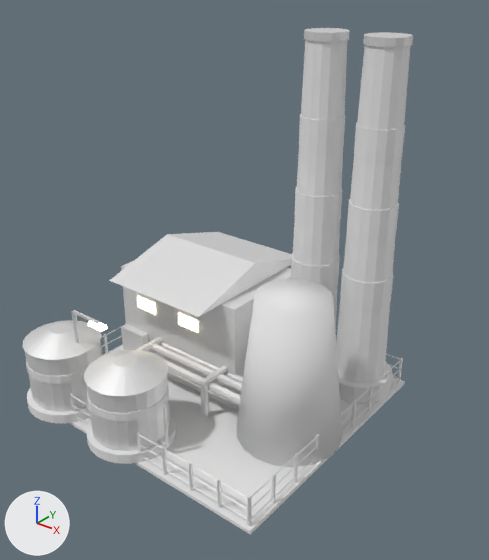
The FBX model Assets/Art/KayseriIsland/Models/Copper/Phase2/Power_P2.fbx, before and after one commit.
Both versions are drawn from a 50 mm camera at (52.2, -16.8, 43.9) aimed at (22.8, 19.9, 21.2). Lighting does not change. The marker at lower left points along +X, +Y and +Z. The picture after the commit comes second. Vertices at exactly the same position are counted once.

Names of what the first picture shows: 'Power.CoolingTowers', 'Power.Fence', 'Power.Hall', 'Power.Lamp0', 'Power.Pipes', 'Power.Stack0', 'Power.Stack1', 'Power.Switchyard', 'Power.Tank0', 'Power.Tank1', 'Power.Yard'.
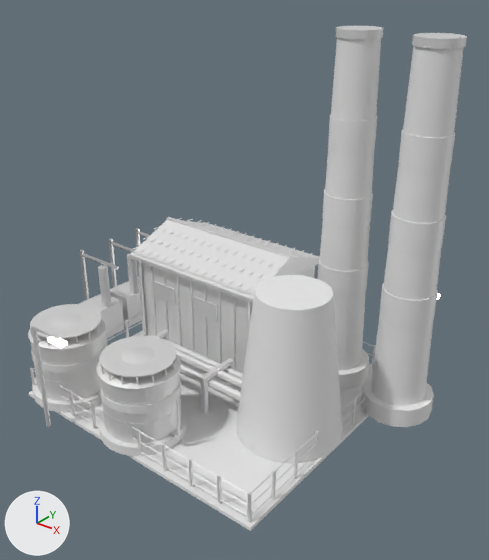
Where the change shows, as pixel boxes (x1, y1, x2, y2) in the pictures (489 x 560 px):
'Power.Stack1', moved
    before: (336, 32, 413, 404)
    after: (361, 33, 467, 427)
'Power.Stack0', moved
    before: (291, 28, 350, 332)
    after: (318, 26, 384, 391)
'Power.Hall', reshaped, moved
    before: (109, 232, 292, 410)
    after: (129, 217, 320, 373)
'Power.CoolingTowers', shading changed, moved
    before: (236, 279, 342, 467)
    after: (236, 275, 343, 464)
'Power.Yard', moved
    before: (70, 345, 405, 535)
    after: (29, 331, 373, 531)
'Power.Tank1', reshaped, moved
    before: (84, 350, 176, 464)
    after: (97, 336, 188, 456)
'Power.Tank0', reshaped, moved
    before: (22, 320, 103, 423)
    after: (28, 304, 107, 413)
'Power.Switchyard', moved
    before: (121, 324, 149, 352)
    after: (79, 228, 150, 338)
'Power.Pipes', moved
    before: (136, 337, 243, 417)
    after: (153, 330, 243, 414)
'Power.Lamp0', moved
    before: (72, 310, 107, 343)
    after: (31, 324, 68, 427)
'Power.Lamp1', moved (not visible before)
    after: (437, 294, 440, 300)
part 1 of me_power_tank0_001, added
    after: (35, 371, 98, 383)
part 2 of me_power_tank0_001, added
    after: (32, 337, 106, 364)
part 3 of me_power_tank0_001, added
    after: (30, 304, 102, 339)
part 4 of me_power_hall_001, rebuilt (7% shorter)
    before: (109, 232, 292, 317)
    after: (131, 220, 319, 299)
part 5 of me_power_hall_001, added
    after: (129, 217, 320, 370)
part 7 of me_power_tank1_001, added
    after: (102, 399, 181, 425)
part 8 of me_power_tank1_001, added
    after: (100, 379, 180, 405)
part 9 of me_power_tank1_001, added
    after: (99, 336, 177, 378)

What changed in the scene script:
```text
Change me_power_hall_001:
    remove me_power_hall_001.from_pydata(...)  # 62 vertices, 92 faces; spans x -7.0..7.0, y -7.1..7.1, z 0.0..10.98
    add me_power_hall_001.from_pydata(...)  # 1246 vertices, 1868 faces; spans x -7.17..7.17, y -5.17..5.17, z 0.0..11.08
    me_power_hall_001 part 4: the loose piece of 6 vertices spanning x -5.1..5.1, y -7.1..7.1, z 9.0..10.98 is rebuilt with 6 vertices and now spans x -7.1..7.1, y -5.1..5.1, z 9.0..10.98
    me_power_hall_001 part 5: 944 vertices added at x -7.17..7.17, y -5.17..5.17, z 0.5..11.08
    other edits to the shape of me_power_hall_001 do not show in these pictures
    add me_power_hall_001.materials.append(mat_steel)  # white #e7e7e7
Change me_power_tank0_001:
    remove me_power_tank0_001.from_pydata(...)  # 224 vertices, 420 faces; spans x -3.45..4.02, y -3.45..3.45, z 0.0..6.82
    add me_power_tank0_001.from_pydata(...)  # 600 vertices, 1044 faces; spans x -3.66..4.02, y -3.45..3.45, z 0.0..6.82
    me_power_tank0_001 part 1: a new loose piece, a 24-sided cylinder along z spanning x -3.024..3.024, y -3.024..3.024, z 2.55..2.65, in mat_steel_lt (white #e7e7e7)
    me_power_tank0_001 part 2: a new loose piece, a 24-sided cylinder along z spanning x -3.02..3.02, y -3.02..3.02, z 4.35..4.45, in mat_steel_lt (white #e7e7e7)
    me_power_tank0_001 part 3: a new loose piece, a 24-sided cylinder along z spanning x -2.85..2.85, y -2.85..2.85, z 6.575..6.665, in mat_steel_dk (white #e7e7e7)
    other edits to the shape of me_power_tank0_001 do not show in these pictures
Change me_power_coolingtowers_001:
    where me_power_coolingtowers_001.from_pydata(...)  # 36 vertices, 68 faces; spans x 23.86..32.14, y 14.8..23.2, z 0.3..12.3
    me_power_coolingtowers_001 part 6: edges marked sharp go from 0 to 36
Change me_power_tank1_001:
    remove me_power_tank1_001.from_pydata(...)  # 224 vertices, 420 faces; spans x -3.45..4.02, y -3.45..3.45, z 0.0..6.82
    add me_power_tank1_001.from_pydata(...)  # 600 vertices, 1044 faces; spans x -3.66..4.02, y -3.45..3.45, z 0.0..6.82
    me_power_tank1_001 part 7: a new loose piece, a 24-sided cylinder along z spanning x -3.024..3.024, y -3.024..3.024, z 2.55..2.65, in mat_steel_lt (white #e7e7e7)
    me_power_tank1_001 part 8: a new loose piece, a 24-sided cylinder along z spanning x -3.02..3.02, y -3.02..3.02, z 4.35..4.45, in mat_steel_lt (white #e7e7e7)
    me_power_tank1_001 part 9: a new loose piece, a 24-sided cylinder along z spanning x -2.85..2.85, y -2.85..2.85, z 6.575..6.665, in mat_steel_dk (white #e7e7e7)
    other edits to the shape of me_power_tank1_001 do not show in these pictures
Change ob_power_hall:
    ob_power_hall.location: (16.0, 23.5, 9.82) -> (15.89, 25.82, 10.15)
Change ob_power_switchyard:
    ob_power_switchyard.location: (0.0, 0.0, 9.52) -> (-6.08, 0.11, 9.85)
Change ob_power_stack1:
    ob_power_stack1.location: (29.0, 28.0, 9.82) -> (33.23, 26.85, 10.15)
Change ob_power_pipes:
    ob_power_pipes.location: (0.0, 0.0, 9.52) -> (0.0, 0.0, 9.85)
Change ob_power_stack0:
    ob_power_stack0.location: (24.0, 28.0, 9.82) -> (26.71, 28.0, 10.15)
Change ob_power_yard:
    ob_power_yard.location: (0.0, 0.0, 9.52) -> (0.0, 0.0, 9.85)
Change ob_power_tank0:
    ob_power_tank0.location: (11.0, 11.0, 9.82) -> (10.55, 11.9, 10.15)
Change ob_power_lamp1:
    ob_power_lamp1.location: (27.0, 29.0, 9.82) -> (30.54, 30.8, 10.15)
Change ob_power_lamp0:
    ob_power_lamp0.location: (13.0, 11.0, 9.82) -> (13.0, 7.35, 10.15)
Change ob_power_coolingtowers:
    ob_power_coolingtowers.location: (0.0, 0.0, 9.52) -> (0.0, 0.0, 9.85)
Change ob_power_tank1:
    ob_power_tank1.location: (18.6, 11.0, 9.82) -> (19.04, 11.9, 10.15)
```
